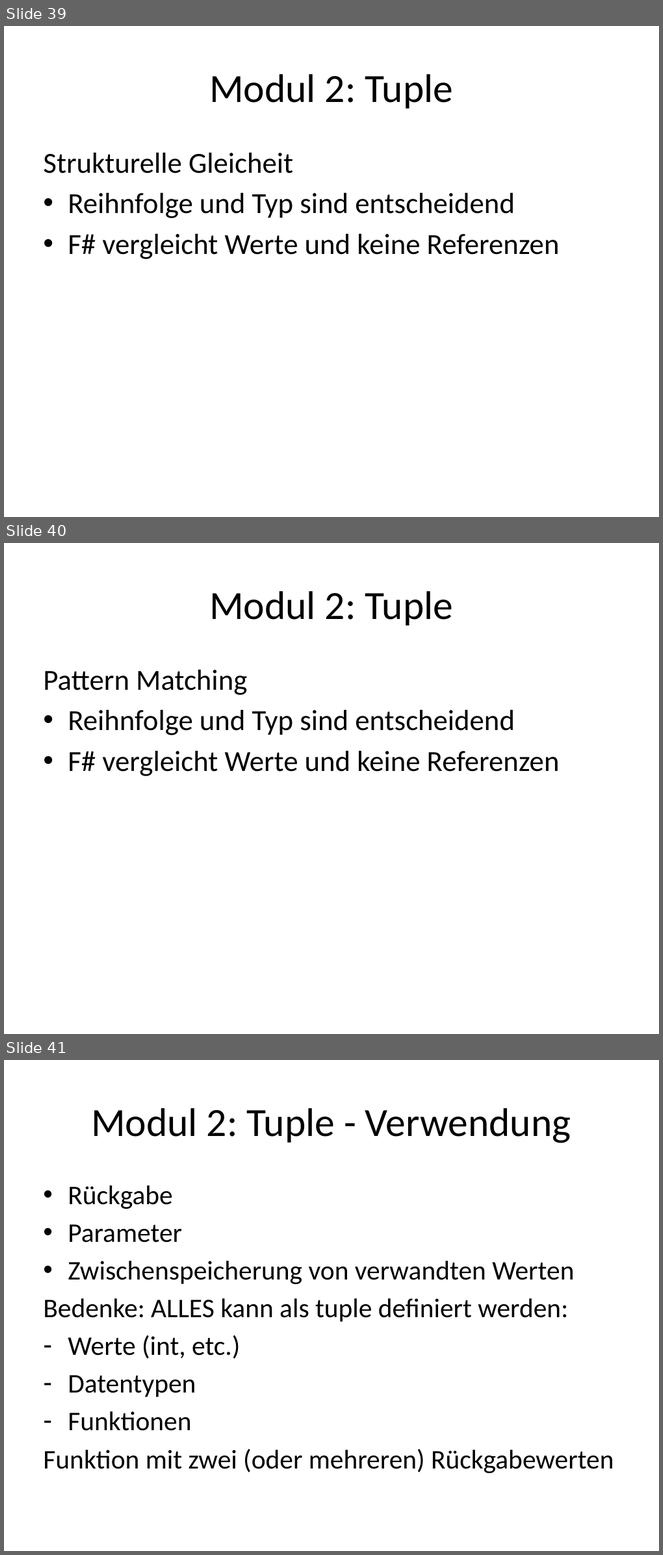
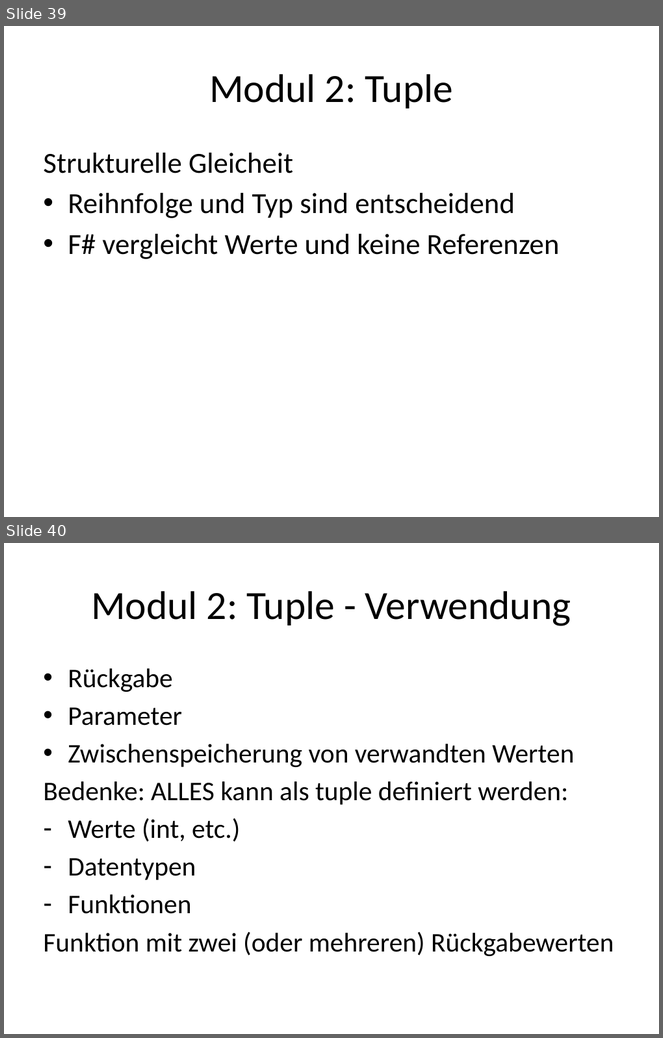
Before and after one commit to nasserbrake/Spartakiade2017, a slide deck: FSharp.pptx. Shown one above the other, each under a label of ours: slides 39, 40 and 41 before the commit, slides 39 and 40 after it. The pictures are 663x1555 and 663x1038 pixels, drawn with LibreOffice and Linux fonts; fonts in the diff are those of the drawing. Boxes give left, top, right and bottom in pixels: in the first picture for what was removed or moved away, otherwise in the second. Text is boxed around its words. In the diff, an @@ line names an element or a change of style, - is before the commit and + after.

```diff
--- a/FSharp.pptx
+++ b/FSharp.pptx
@@ slide 40 removed at (4,543,659,1034), background #FFFFFF @@
@@ title removed at (209,591,454,626) @@
-Modul 2: Tuple
@@ text removed at (43,670,560,776) @@
-Pattern Matching
-• Reihnfolge und Typ sind entscheidend
-• F# vergleicht Werte und keine Referenzen
@@ what was slide 41 is now slide 40 @@
```
Also in this commit, not shown: 4 slides changed, 4 slides added, 3 other files.
